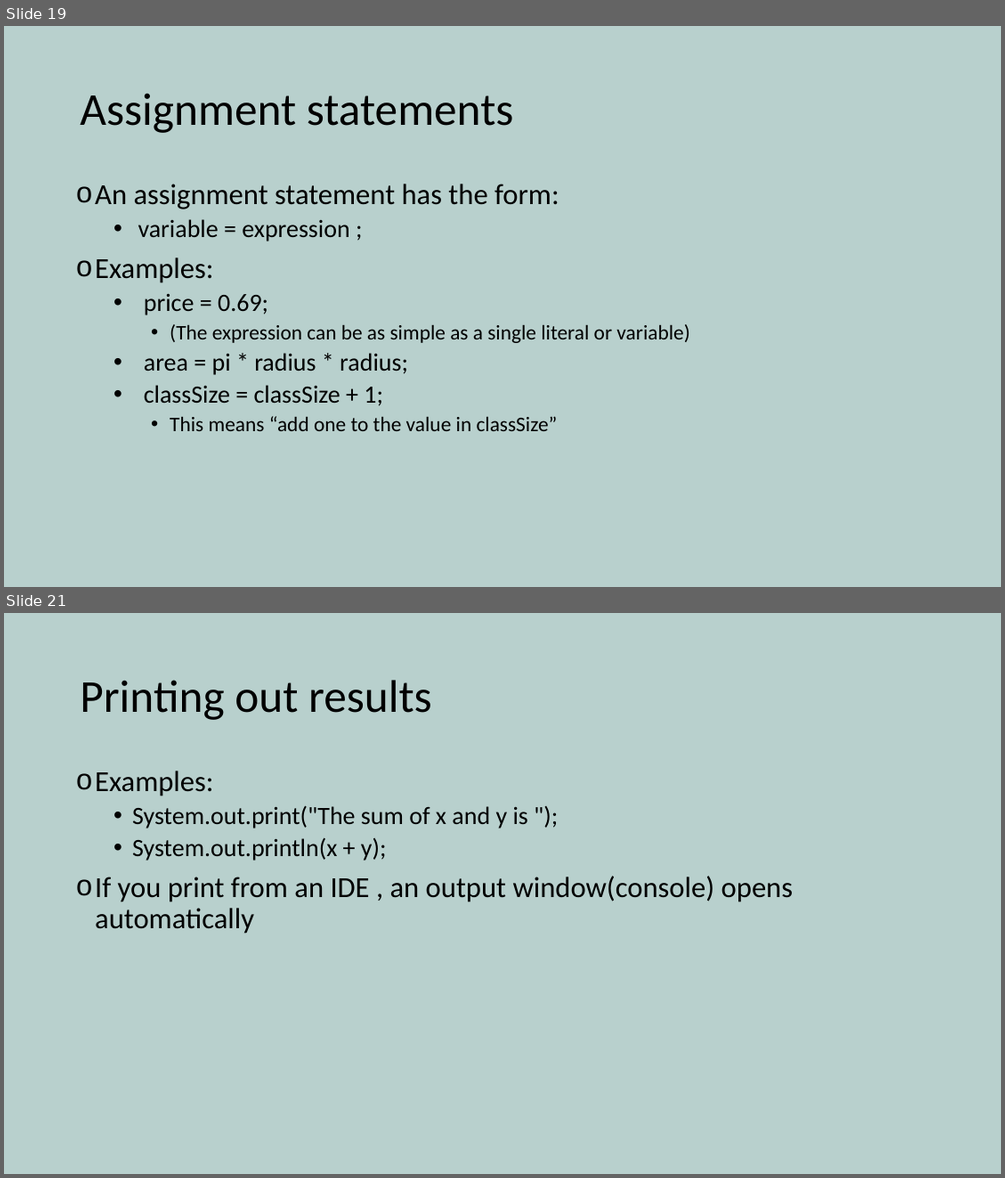
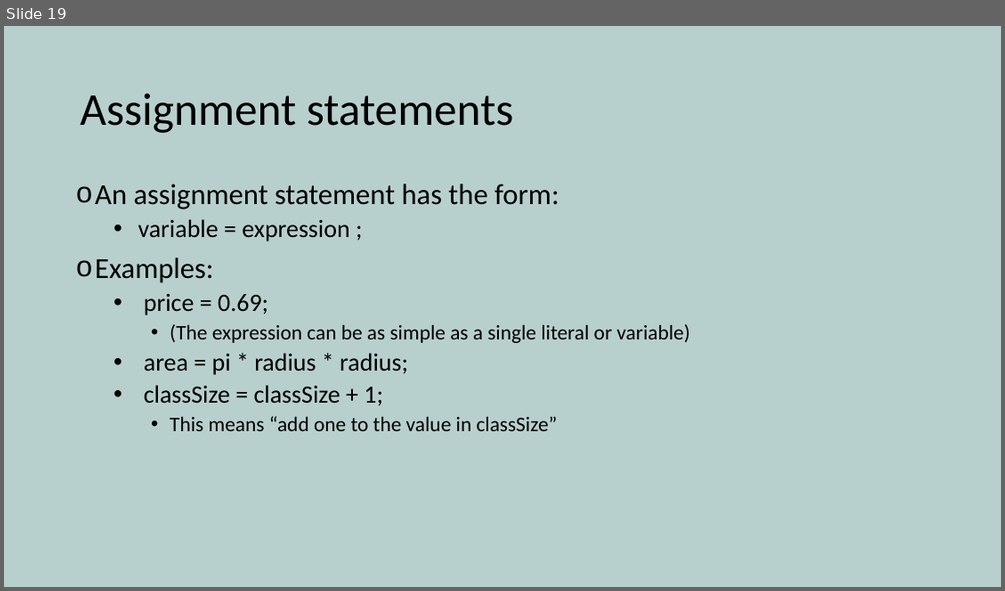
Before and after one commit to yetanothermasterylearning/Core-Java, a slide deck: 03. Programming Basics/Presentation/Data types and Operators.pptx. Shown one above the other, each under a label of ours: slides 19 and 21 before the commit, slide 19 after it; the slides between them are not shown. The pictures are 1005x1178 and 1005x591 pixels, drawn with LibreOffice and Linux fonts; fonts in the diff are those of the drawing. Boxes give left, top, right and bottom in pixels: in the first picture for what was removed or moved away, otherwise in the second. Text is boxed around its words. In the diff, an @@ line names an element or a change of style, - is before the commit and + after.

```diff
--- a/03. Programming Basics/Presentation/Data types and Operators.pptx
+++ b/03. Programming Basics/Presentation/Data types and Operators.pptx
@@ slide 21 removed at bbox=[4, 613, 1001, 1174], background #B8D0CD @@
@@ title removed at bbox=[80, 680, 432, 720] @@
-Printing out results
@@ text removed at bbox=[95, 771, 793, 933] @@
-o Examples:
-  • System.out.print("The sum of x and y is ");
-  • System.out.println(x + y);
-o If you print from an IDE , an output window(console) opens automatically
```
Also in this commit, not shown: 8 slides changed, 1 other slide removed, 4 other files.
